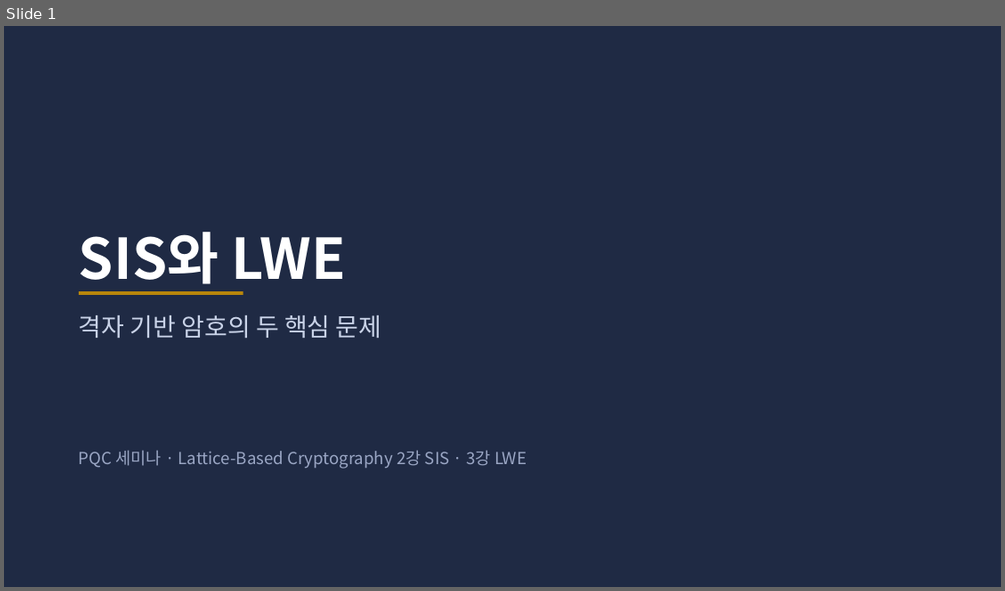
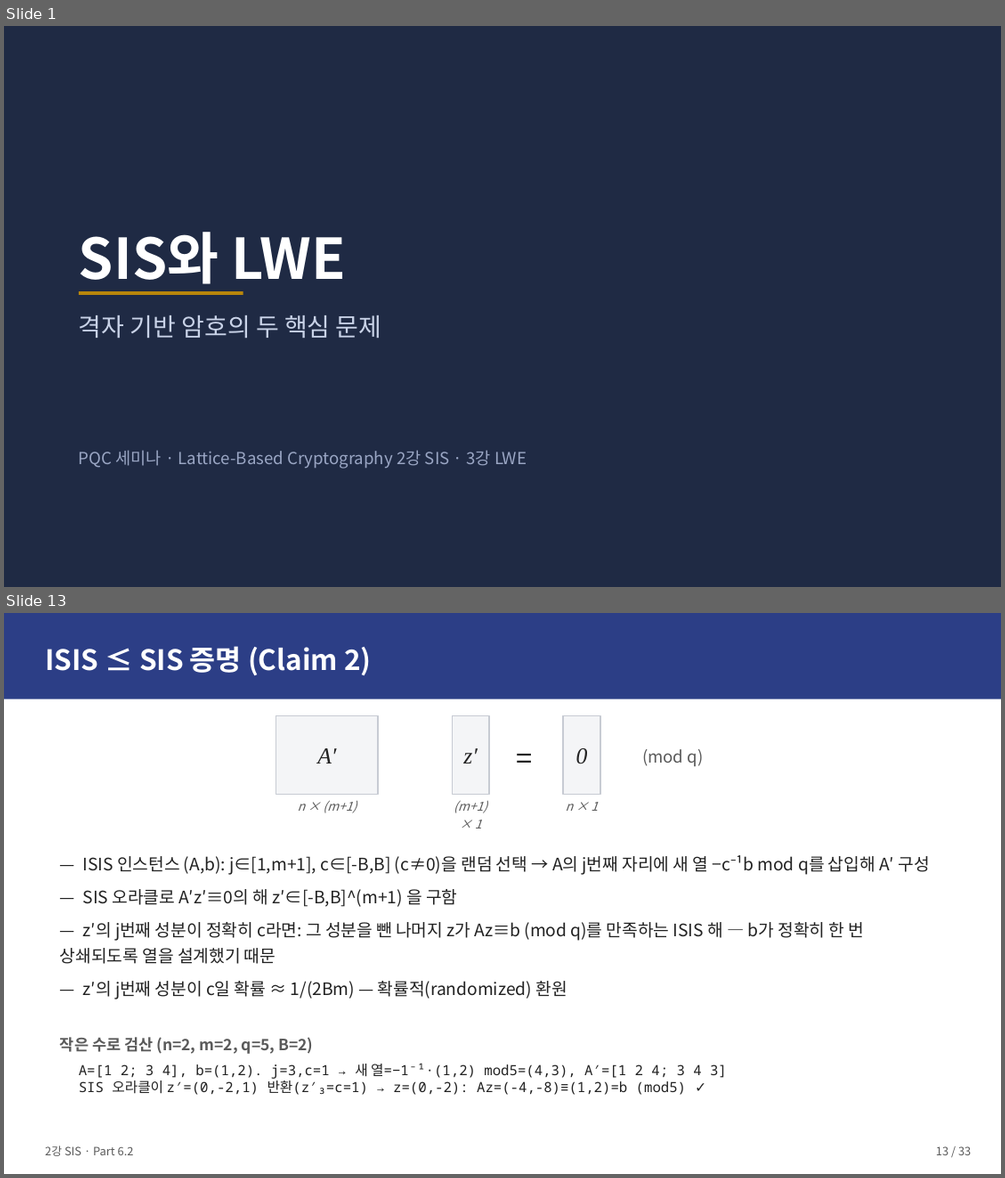
Before and after one commit to giyuubin/PQC, a slide deck: presentation/2강3강_발표자료_초안.pptx. Shown one above the other, each under a label of ours: slide 1 before the commit, slides 1 and 13 after it; the slides between them are not shown. The pictures are 1005x591 and 1005x1178 pixels, drawn with LibreOffice and Linux fonts; fonts in the diff are those of the drawing. Boxes give left, top, right and bottom in pixels: in the first picture for what was removed or moved away, otherwise in the second. Text is boxed around its words. In the diff, an @@ line names an element or a change of style, - is before the commit and + after.

```diff
--- a/presentation/2강3강_발표자료_초안.pptx
+++ b/presentation/2강3강_발표자료_초안.pptx
@@ slide 13 added at bbox=[4, 613, 1001, 1174], background #FFFFFF @@
@@ rectangle added at bbox=[4, 613, 1001, 699], fill #2C3E86 @@
@@ text added at bbox=[45, 646, 372, 675], 27 pt, text #FFFFFF, bold @@
+ISIS ≤ SIS 증명 (Claim 2)
@@ rectangle added at bbox=[276, 716, 378, 795], fill #F4F5F7, outline #C7CBD3 1.25 pt, 22 pt, text #222222, italic @@
+A′
@@ rectangle added at bbox=[452, 716, 489, 795], fill #F4F5F7, outline #C7CBD3 1.25 pt, 22 pt, text #222222, italic @@
+z′
@@ text added at bbox=[506, 716, 543, 795], 28 pt, text #222222 @@
+=
@@ rectangle added at bbox=[563, 716, 600, 795], fill #F4F5F7, outline #C7CBD3 1.25 pt, 22 pt, text #222222, italic @@
+0
@@ text added at bbox=[642, 749, 704, 766], 16 pt, text #5A5A5A @@
+(mod q)
@@ text added at bbox=[298, 801, 356, 813], 12 pt, text #5A5A5A, italic @@
+n × (m+1)
@@ text added at bbox=[453, 801, 487, 828], 12 pt, text #5A5A5A, italic @@
+(m+1) × 1
@@ text added at bbox=[566, 802, 598, 811], 12 pt, text #5A5A5A, italic @@
+n × 1
@@ text added at bbox=[60, 855, 929, 999], 16.5 pt, text #222222 @@
+— ISIS 인스턴스 (A,b): j∈[1,m+1], c∈[-B,B] (c≠0)을 랜덤 선택 → A의 j번째 자리에 새 열 −c⁻¹b mod q를 삽입해 A′ 구성
+— SIS 오라클로 A′z′≡0의 해 z′∈[-B,B]^(m+1) 을 구함
+— z′의 j번째 성분이 정확히 c라면: 그 성분을 뺀 나머지 z가 Az≡b (mod q)를 만족하는 ISIS 해 — b가 정확히 한 번 상쇄되도록 열을 설계했기 때문
+— z′의 j번째 성분이 c일 확률 ≈ 1/(2Bm) — 확률적(randomized) 환원
@@ text added at bbox=[60, 1037, 313, 1054], 15 pt, text #5A5A5A, bold @@
+작은 수로 검산 (n=2, m=2, q=5, B=2)
@@ text added at bbox=[79, 1062, 727, 1094], 13.5 pt, text #222222 @@
+A=[1 2; 3 4], b=(1,2). j=3,c=1 → 새 열=−1⁻¹·(1,2) mod5=(4,3), A′=[1 2 4; 3 4 3]
+SIS 오라클이 z′=(0,-2,1) 반환(z′₃=c=1) → z=(0,-2): Az=(-4,-8)≡(1,2)=b (mod5) ✓
@@ text added at bbox=[45, 1145, 134, 1156], 11 pt, text #5A5A5A @@
+2강 SIS · Part 6.2
@@ text added at bbox=[936, 1146, 971, 1155], 11 pt, text #5A5A5A @@
+13 / 33
```
Also in this commit, not shown: 24 slides changed, 6 other slides added, 1 slide removed.
